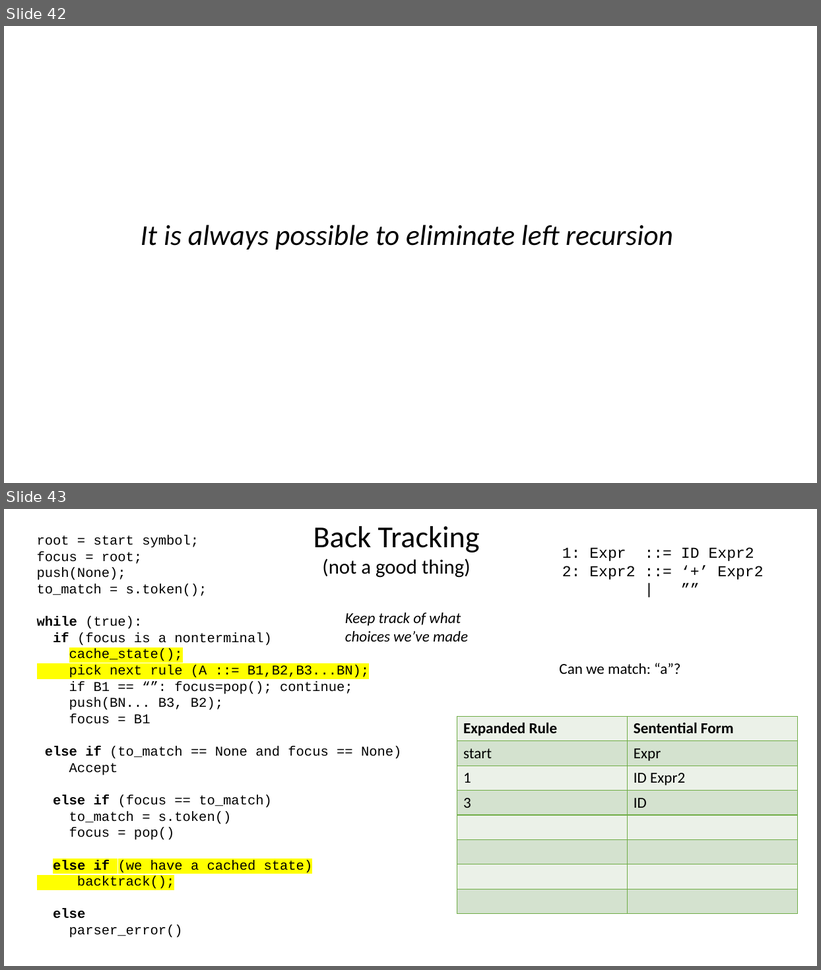
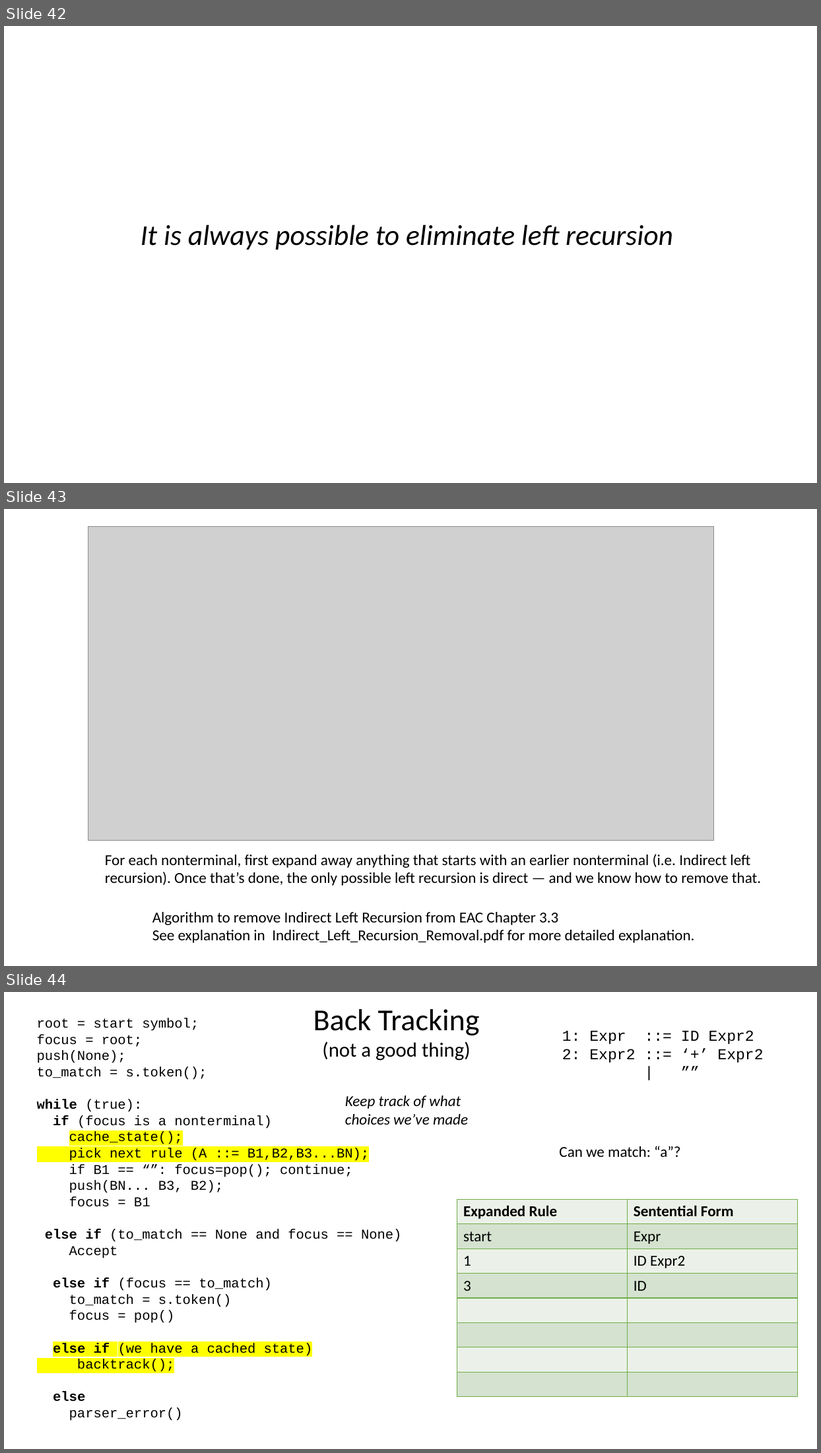
Before and after one commit to siero/CSE110A-W26, a slide deck: PDFS/C110-09-TOP-DOWN-PARSING.pptx. Shown one above the other, each under a label of ours: slides 42 and 43 before the commit, slides 42, 43 and 44 after it. The pictures are 821x970 and 821x1453 pixels, drawn with LibreOffice and Linux fonts; fonts in the diff are those of the drawing; grey boxes stand for pictures. Boxes give left, top, right and bottom in pixels: in the first picture for what was removed or moved away, otherwise in the second. Text is boxed around its words. In the diff, an @@ line names an element or a change of style, - is before the commit and + after.

```diff
--- a/PDFS/C110-09-TOP-DOWN-PARSING.pptx
+++ b/PDFS/C110-09-TOP-DOWN-PARSING.pptx
@@ slide 43 added at [4,509,817,966], background #FFFFFF @@
@@ picture added at [88,526,714,841] @@
@@ text added at [105,854,761,886], 18 pt, text #000000 @@
+For each nonterminal, first expand away anything that starts with an earlier nonterminal (i.e. Indirect left recursion). Once that’s done, the only possible left recursion is direct — and we know how to remove that.
@@ text added at [152,912,695,943], 18 pt, text #000000 @@
+Algorithm to remove Indirect Left Recursion from EAC Chapter 3.3
+See explanation in Indirect_Left_Recursion_Removal.pdf for more detailed explanation.
@@ what was slide 43 is now slide 44 @@
```
